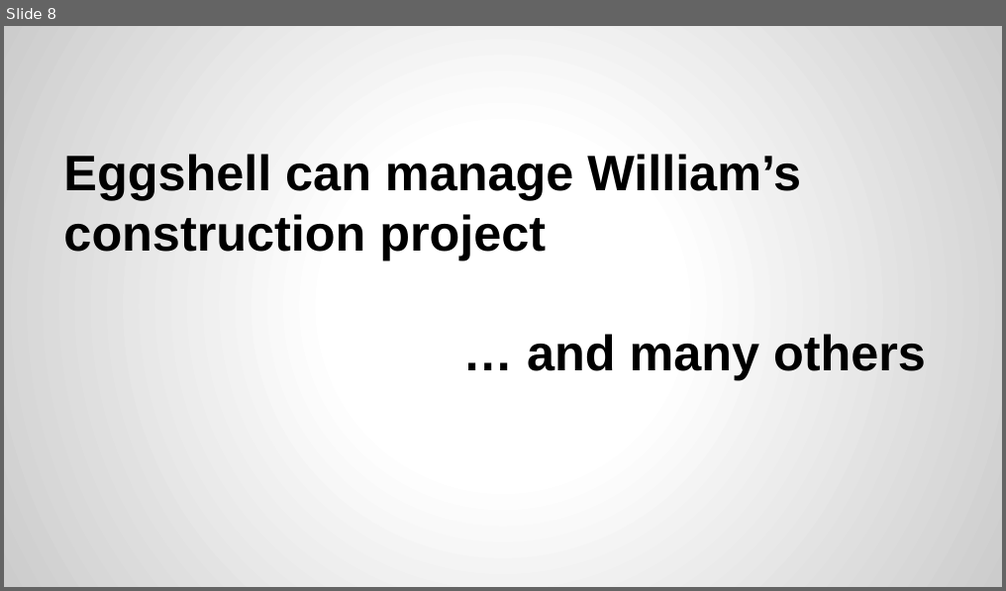
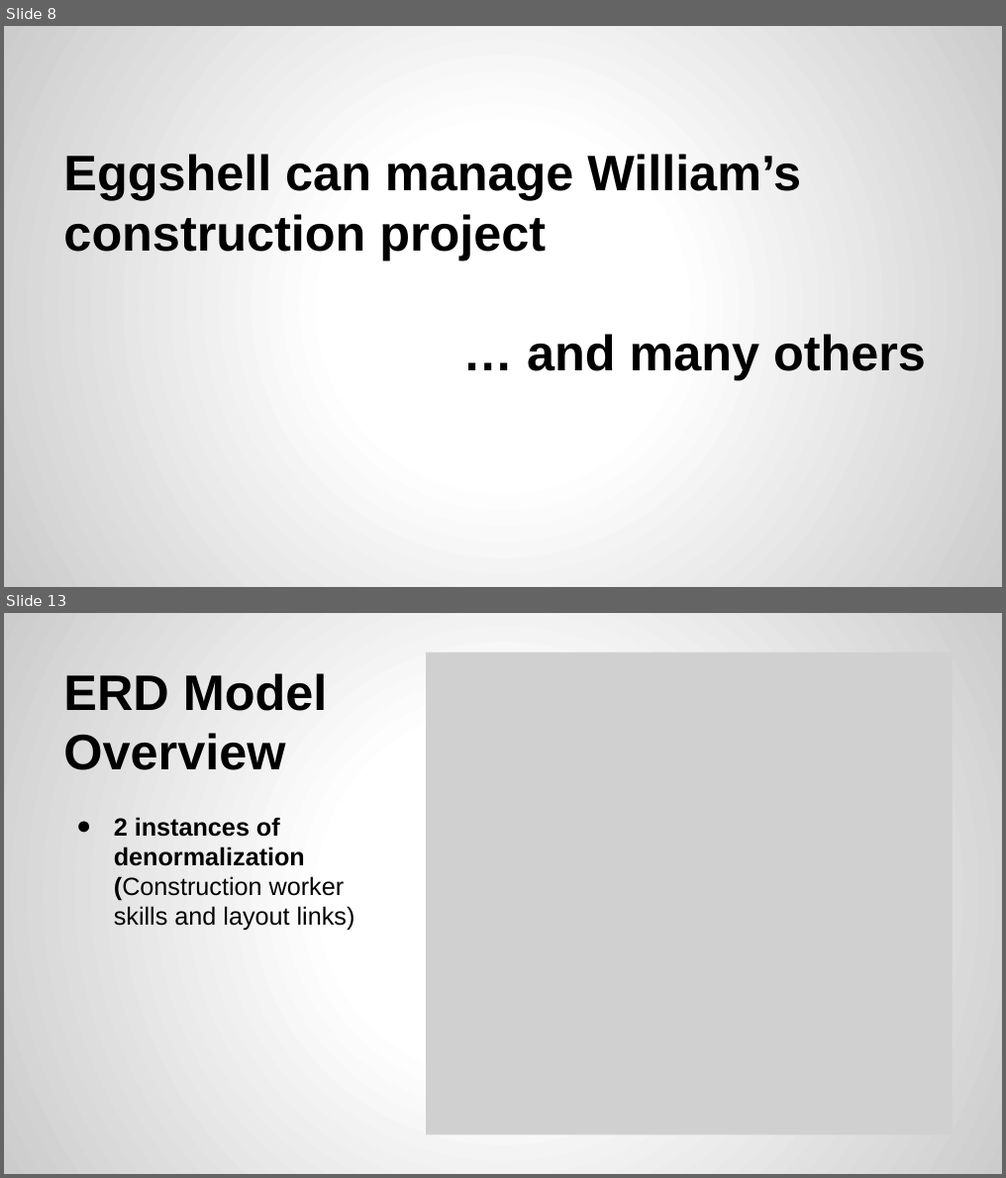
Before and after one commit to XuefengZhai/Database_Project, a slide deck: G3_eggshell/G3_Presentation.pptx. Shown one above the other, each under a label of ours: slide 8 before the commit, slides 8 and 13 after it; the slides between them are not shown. The pictures are 1006x591 and 1006x1178 pixels, drawn with LibreOffice and Linux fonts; fonts in the diff are those of the drawing; grey boxes stand for pictures. Boxes give left, top, right and bottom in pixels: in the first picture for what was removed or moved away, otherwise in the second. Text is boxed around its words. In the diff, an @@ line names an element or a change of style, - is before the commit and + after.

```diff
--- a/G3_eggshell/G3_Presentation.pptx
+++ b/G3_eggshell/G3_Presentation.pptx
@@ slide 13 added at (4, 613, 1002, 1174), background gradient #FFFFFF to #CCCCCC @@
@@ picture added at (426, 652, 952, 1135) @@
@@ title added at (63, 673, 327, 770), 36 pt, text #000000, bold @@
+ERD Model
+Overview
@@ title added at (114, 817, 355, 931), 18 pt, text #000000 @@
+● 2 instances of denormalization (Construction worker skills and layout links)
```
Also in this commit, not shown: 7 slides changed, 7 other slides added, 1 other file.
